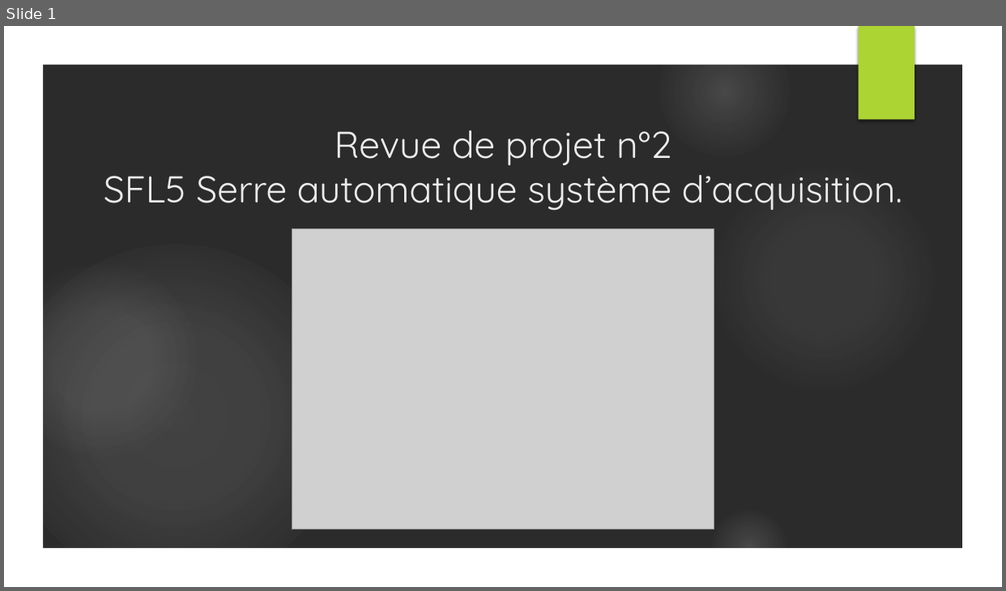
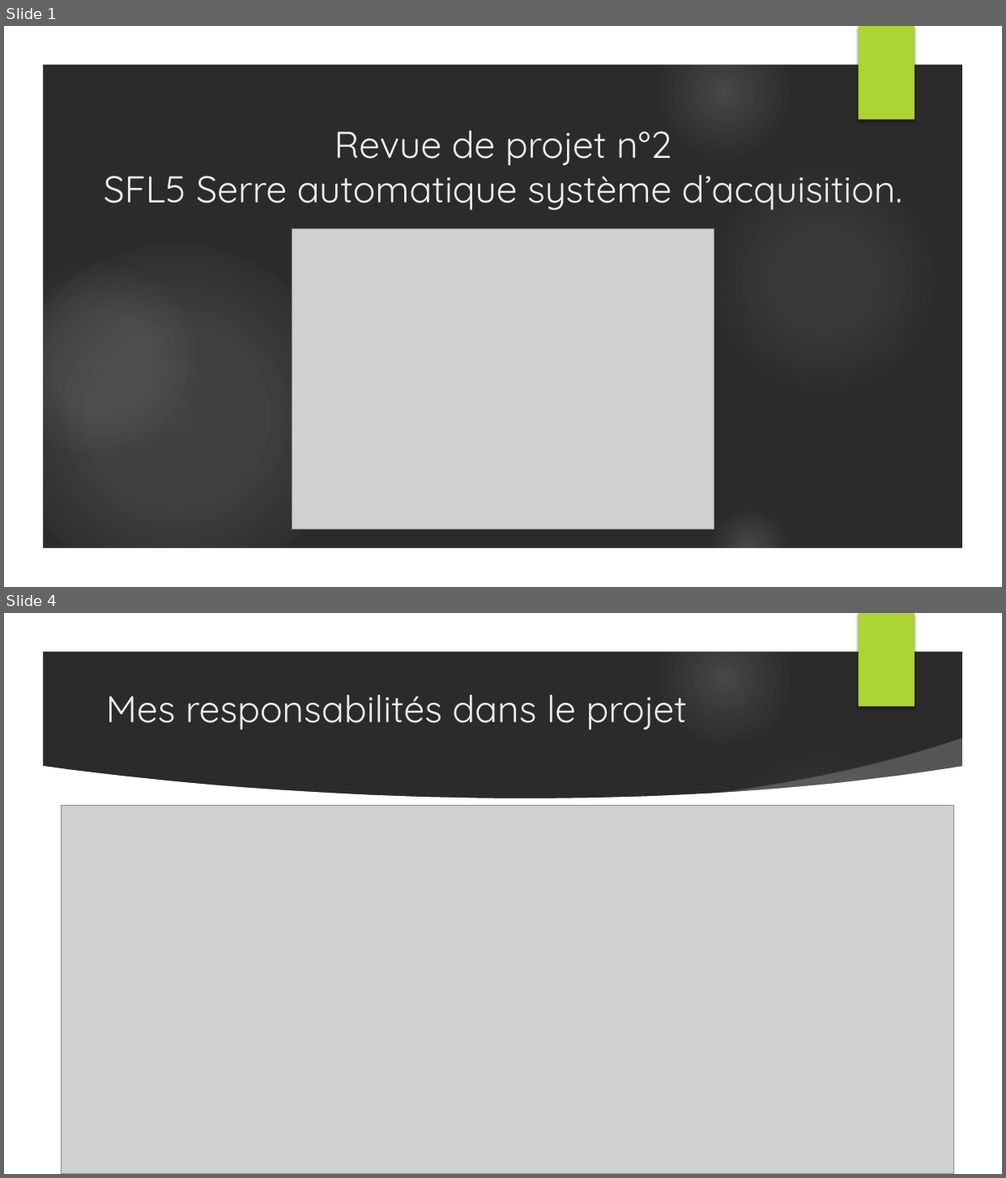
Before and after one commit to lucasminaud/projet_sfl5_serre_automatique, a slide deck: Partie personnelle Killian LABATTUT/Revue de projet n°2.pptx. Shown one above the other, each under a label of ours: slide 1 before the commit, slides 1 and 4 after it; the slides between them are not shown. The pictures are 1006x591 and 1006x1178 pixels, drawn with LibreOffice and Linux fonts; fonts in the diff are those of the drawing; grey boxes stand for pictures; background and template pictures are left out; a plain dark background stands for a picture behind light text. Boxes give left, top, right and bottom in pixels: in the first picture for what was removed or moved away, otherwise in the second. Text is boxed around its words. In the diff, an @@ line names an element or a change of style, - is before the commit and + after.

```diff
--- a/Partie personnelle Killian LABATTUT/Revue de projet n°2.pptx
+++ b/Partie personnelle Killian LABATTUT/Revue de projet n°2.pptx
@@ slide 4 added at [4,613,1002,1174], background picture (left out); not listed: 7 template elements that a slide beside it also shows @@
@@ title added at [106,695,688,730], 36 pt, text #EBEBEB @@
+Mes responsabilités dans le projet
@@ freeform shape added at [698,738,971,820], fill #FFFFFF at 20% opacity @@
@@ freeform shape added at [41,766,965,1137], fill #FFFFFF @@
@@ picture added at [61,806,954,1174] @@
```
Also in this commit, not shown: 2 slides changed, 4 other slides added, 6 other files.
